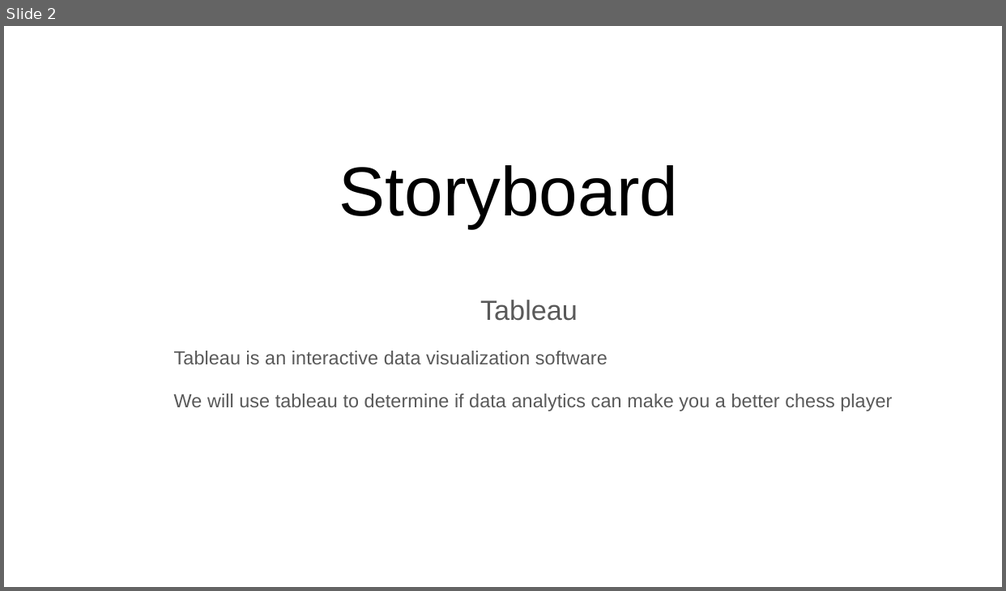
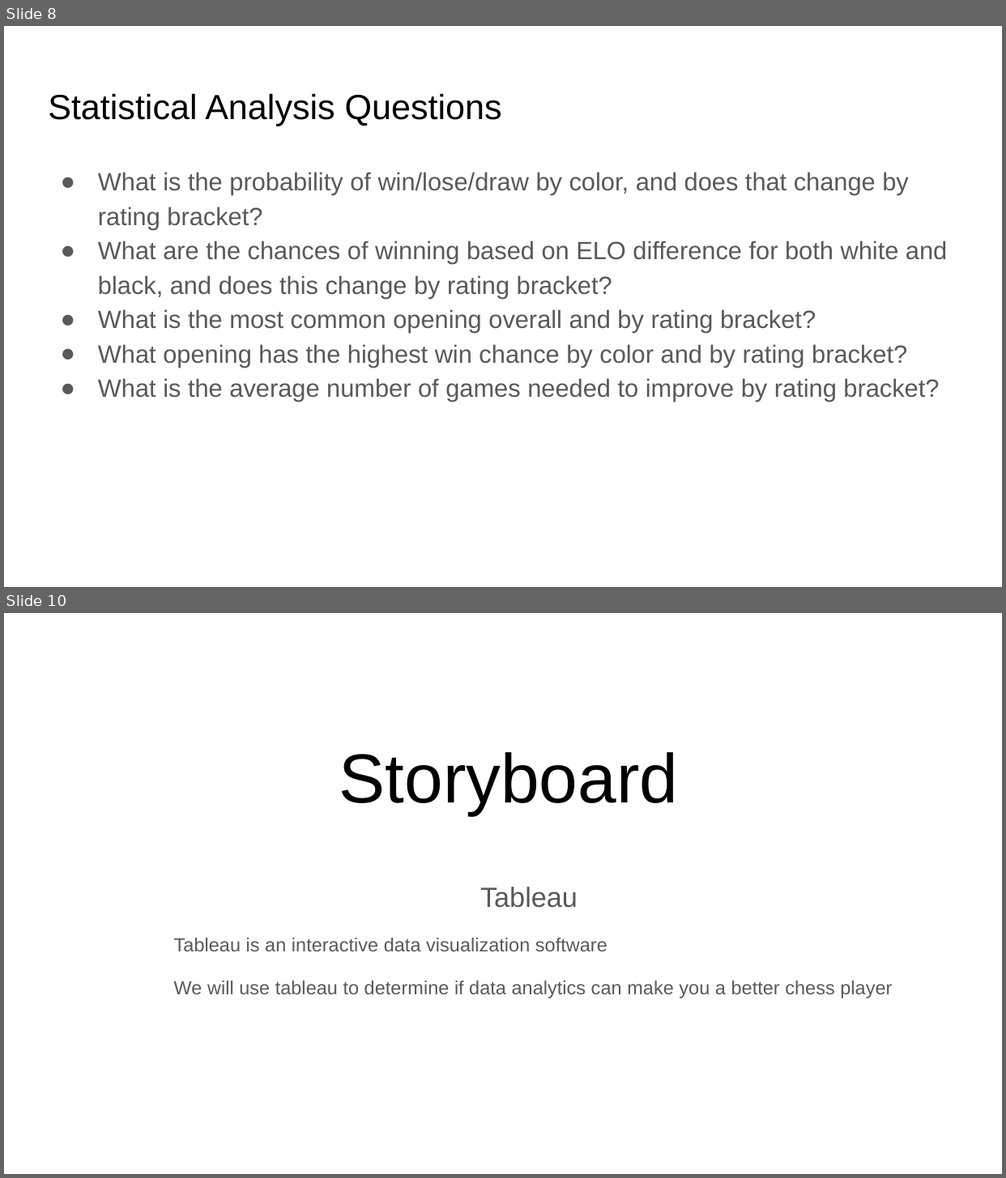
Before and after one commit to Nveatch/Chess_Games_Group_Analysis, a slide deck: Group_1_Presentation.pptx. Shown one above the other, each under a label of ours: slide 2 before the commit, slides 8 and 10 after it; the slides between them are not shown. The pictures are 1006x591 and 1006x1178 pixels, drawn with LibreOffice and Linux fonts; fonts in the diff are those of the drawing. Boxes give left, top, right and bottom in pixels: in the first picture for what was removed or moved away, otherwise in the second. Text is boxed around its words. In the diff, an @@ line names an element or a change of style, - is before the commit and + after.

```diff
--- a/Group_1_Presentation.pptx
+++ b/Group_1_Presentation.pptx
@@ slide 8 added at bbox=[4, 26, 1002, 587], background #FFFFFF @@
@@ title added at bbox=[48, 93, 502, 126], 25.2 pt, text #000000 @@
+Statistical Analysis Questions
@@ text added at bbox=[98, 172, 947, 402], 18 pt, text #595959 @@
+● What is the probability of win/lose/draw by color, and does that change by rating bracket?
+● What are the chances of winning based on ELO difference for both white and black, and does this change by rating bracket?
+● What is the most common opening overall and by rating bracket?
+● What opening has the highest win chance by color and by rating bracket?
+● What is the average number of games needed to improve by rating bracket?
@@ what was slide 2 is now slide 10 @@
```
Also in this commit, not shown: 1 slide changed, 14 other slides added.
